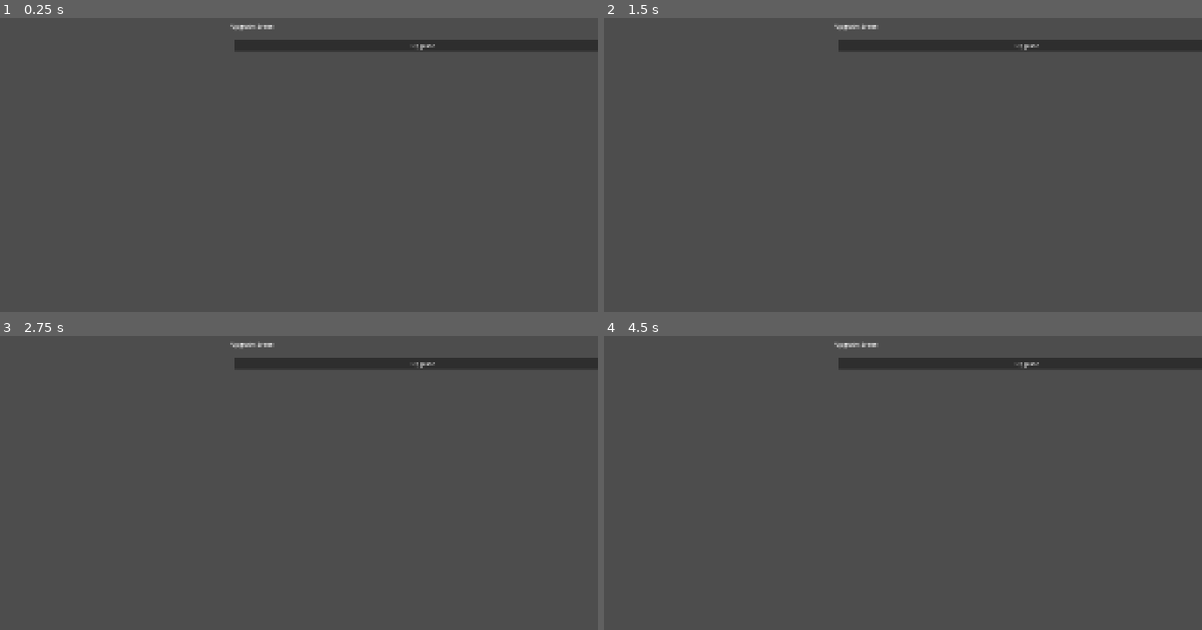
Above: before the commit, frames 1-4 (two rows, left to right).
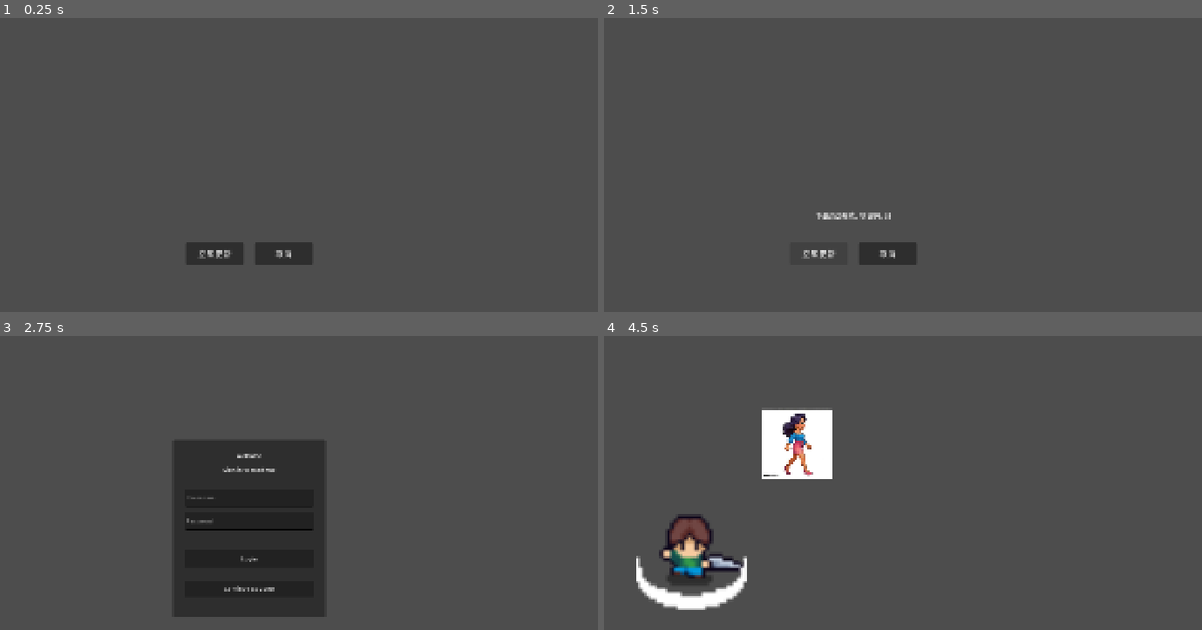
Above: after the commit, the same moments.

Repository: backtend/godothey
Game: Godot game, scene res://scenes/upgrade/upgrade.tscn
The game is run twice, just before and just after one commit, with the same random seed, the same clock (stepped at 60 frames per second) and the same inputs. This scene is started directly instead of the project's main scene. The engine's default icon, where the game draws it, is replaced by a stand-in: a white triangle on a blue panel in a dark square.
Inputs (mouse positions are in pixels of both pictures, inside the frame that each line leads up to):
- Up to frame 1 (0.25 s): no input
- Up to frame 2 (1.5 s): click (1028, 44) at 0.5 s, where only the run before the commit has a clickable "Upgrade"; click (819, 253) at 1.25 s, where only the run after the commit has a clickable "立即更新"
- Up to frame 3 (2.75 s): click (281, 571) at 2 s, where only the run after the commit has a clickable "取消"
- Up to frame 4 (4.5 s): click (855, 588) at 2.75 s, where only the run after the commit has a clickable "Continue as Guest"; hold D (right) 3.53-4.28 s; tap J (attack) at 3.6, 4.35 s; hold S (down) from 4.28 s (still down)

The runs differ from the first frame. In frame 1, 3.6% of the frame differs, in the area x 31-100%, y 2-84%; in frame 2, 3.3%; in frame 3, 17%, in the area x 29-100%, y 2-96%; in frame 4, 8.1%.

Commit message:
新增字体文件和相关导入配置；更新升级场景以支持强制升级模式和下载进度显示；重构主脚本以适配新项目标签和检查升级逻辑

Diff:
--- a/project.godot
+++ b/project.godot
@@ -25,6 +25,10 @@
 window/size/viewport_width=1920
 window/size/viewport_height=1080
 window/stretch/mode="canvas_items"
+
+[gui]
+
+theme/custom_font="uid://mqoxeqtaasf8"
 
 [input]
 
--- a/scenes/upgrade/upgrade.tscn
+++ b/scenes/upgrade/upgrade.tscn
@@ -1,29 +1,86 @@
-[gd_scene format=3 uid="uid://eeog83yhom2r"]
+[gd_scene load_steps=2 format=3 uid="uid://eeog83yhom2r"]
 
-[node name="Control" type="Control" unique_id=1635583156]
-layout_mode = 1
+[ext_resource type="Script" uid="uid://bcd7hssxg2xrx" path="res://scripts/upgrade/upgrade.gd" id="1_6bmsu"]
+
+[node name="Control" type="Control"]
+layout_mode = 3
 anchors_preset = 15
 anchor_right = 1.0
 anchor_bottom = 1.0
-offset_right = 0.0
-offset_bottom = 0.0
+grow_horizontal = 2
+grow_vertical = 2
+script = ExtResource("1_6bmsu")
 
-[node name="Label" type="Label" parent="." index="0"]
+[node name="MarginContainer" type="MarginContainer" parent="."]
 layout_mode = 1
-anchors_preset = 10
+anchors_preset = 8
 anchor_left = 0.5
-offset_left = -50.0
-offset_top = 20.0
-offset_right = 50.0
-offset_bottom = 50.0
-text = "Upgrade Scene"
+anchor_top = 0.5
+anchor_right = 0.5
+anchor_bottom = 0.5
+offset_left = -300.0
+offset_top = -200.0
+offset_right = 300.0
+offset_bottom = 200.0
+grow_horizontal = 2
+grow_vertical = 2
+theme_override_constants/margin_left = 40
+theme_override_constants/margin_top = 40
+theme_override_constants/margin_right = 40
+theme_override_constants/margin_bottom = 40
 
-[node name="Button" type="Button" parent="." index="1"]
-layout_mode = 1
-anchors_preset = 10
-anchor_left = 0.5
-offset_left = -40.0
-offset_top = 70.0
-offset_right = 40.0
-offset_bottom = 100.0
-text = "Upgrade"
+[node name="VBoxContainer" type="VBoxContainer" parent="MarginContainer"]
+layout_mode = 2
+theme_override_constants/separation = 20
+
+[node name="TitleLabel" type="Label" parent="MarginContainer/VBoxContainer"]
+unique_name_in_owner = true
+layout_mode = 2
+theme_override_font_sizes/font_size = 36
+text = "发现新版本"
+horizontal_alignment = 1
+
+[node name="IntroLabel" type="Label" parent="MarginContainer/VBoxContainer"]
+unique_name_in_owner = true
+layout_mode = 2
+theme_override_font_sizes/font_size = 20
+text = "更新说明..."
+autowrap_mode = 3
+
+[node name="Spacer1" type="Control" parent="MarginContainer/VBoxContainer"]
+custom_minimum_size = Vector2(0, 20)
+layout_mode = 2
+
+[node name="ProgressBar" type="ProgressBar" parent="MarginContainer/VBoxContainer"]
+unique_name_in_owner = true
+custom_minimum_size = Vector2(0, 24)
+layout_mode = 2
+
+[node name="StatusLabel" type="Label" parent="MarginContainer/VBoxContainer"]
+unique_name_in_owner = true
+layout_mode = 2
+theme_override_font_sizes/font_size = 18
+horizontal_alignment = 1
+
+[node name="Spacer2" type="Control" parent="MarginContainer/VBoxContainer"]
+custom_minimum_size = Vector2(0, 20)
+layout_mode = 2
+
+[node name="ButtonRow" type="HBoxContainer" parent="MarginContainer/VBoxContainer"]
+layout_mode = 2
+alignment = 1
+theme_override_constants/separation = 30
+
+[node name="ConfirmButton" type="Button" parent="MarginContainer/VBoxContainer/ButtonRow"]
+unique_name_in_owner = true
+custom_minimum_size = Vector2(160, 60)
+layout_mode = 2
+theme_override_font_sizes/font_size = 24
+text = "立即更新"
+
+[node name="CancelButton" type="Button" parent="MarginContainer/VBoxContainer/ButtonRow"]
+unique_name_in_owner = true
+custom_minimum_size = Vector2(160, 60)
+layout_mode = 2
+theme_override_font_sizes/font_size = 24
+text = "取消"
--- a/scripts/main/main.gd
+++ b/scripts/main/main.gd
@@ -1,6 +1,7 @@
 extends Node
 
-const CHECK_URL := "https://apix.yongit.com/programer/check?project_tag=yongitbox&device_type=android&version_name=6.719.2041&gray_target=aad55cca32a4b00d"
+# const CHECK_URL := "https://apix.yongit.com/programer/check?project_tag=yongitbox&device_type=android&version_name=6.719.2041&gray_target=aad55cca32a4b00d"
+const CHECK_URL := "https://apix.yongit.com/programer/check?project_tag=godothey&device_type=android&version_name=1.1.1&gray_target=testphone"
 
 func _ready() -> void:
     await get_tree().create_timer(2.0).timeout
@@ -48,15 +49,15 @@
     Updater.set_from_data(data)
 
 
-    # match Updater.upgrade_mode:
-    #     1, 3:
-    #         # 强制升级 / 提示升级 -> 进入升级场景
-    #         get_tree().call_deferred("change_scene_to_file", "res://scenes/upgrade/Upgrade.tscn")
-    #     _:
-    #         # 2（忽略）或其他未知值 -> 走正常登录流程
-    #         _after_upgrade_check()
+    match Updater.upgrade_mode:
+        1, 3:
+            # 强制升级 / 提示升级 -> 进入升级场景
+            get_tree().call_deferred("change_scene_to_file", "res://scenes/upgrade/Upgrade.tscn")
+        _:
+            # 2（忽略）或其他未知值 -> 走正常登录流程
+            _after_upgrade_check()
 
-    _after_upgrade_check()
+    # _after_upgrade_check()
 
 
 func _after_upgrade_check() -> void:
--- a/scripts/upgrade/upgrade.gd
+++ b/scripts/upgrade/upgrade.gd
@@ -14,13 +14,26 @@
 @onready var cancel_button: Button = %CancelButton
 
 func _ready() -> void:
-    title_label.text = Updater.title
-    intro_label.text = Updater.intro
+    # 检查 Updater 单例是否存在（防止因单例缺失直接卡死崩溃）
+    if not Engine.has_singleton("Updater") and not get_node_or_null("/root/Updater"):
+        push_error("未检测到 Updater 单例！请确保已在 项目设置 -> 自动加载(Autoload) 中注册了 Updater。")
+
+    # 设置界面初始化文本
+    if "title" in Updater:
+        title_label.text = Updater.title
+    if "intro" in Updater:
+        intro_label.text = Updater.intro
+
     progress_bar.visible = false
     status_label.text = ""
-    # 强制升级(1)不允许取消
-    cancel_button.disabled = false
-    cancel_button.visible = Updater.upgrade_mode != 1
+
+    # 强制升级模式判断 (1 为强制升级)
+    var upgrade_mode = Updater.upgrade_mode if "upgrade_mode" in Updater else 0
+    cancel_button.visible = (upgrade_mode != 1)
+
+    if upgrade_mode == 1:
+        get_tree().root.set_meta("_block_back", true)
+
     confirm_button.pressed.connect(_on_confirm_pressed)
     cancel_button.pressed.connect(_on_cancel_pressed)
 
@@ -31,6 +44,7 @@
     confirm_button.disabled = true
     cancel_button.disabled = true
     progress_bar.visible = true
+    progress_bar.value = 0
     status_label.text = "准备下载..."
     await _download_and_install()
 
@@ -42,6 +56,8 @@
     add_child(_http)
     _http.download_file = _zip_local_path
     _http.use_threads = true
+    _http.timeout = 0
+    _http.max_redirects = 8
 
     var progress_timer := Timer.new()
     progress_timer.wait_time = 0.15
@@ -65,7 +81,7 @@
     _http.queue_free()
 
     if http_result != HTTPRequest.RESULT_SUCCESS or response_code != 200:
-        _fail("下载失败，HTTP状态: %s" % response_code)
+        _fail("下载失败，HTTP状态: %s (result=%s)" % [response_code, http_result])
         return
 
     status_label.text = "校验文件完整性..."
@@ -134,7 +150,6 @@
     status_label.text = "正在唤起系统安装程序..."
     if OS.get_name() == "Android":
         if Engine.has_singleton("InstallApk"):
-            # 需要一个提供apk安装Intent的Android插件（见下方说明）
             Engine.get_singleton("InstallApk").install(apk_path)
         else:
             push_warning("未检测到InstallApk插件，尝试shell_open（Android 7.0+上通常无效）")
Binary file added: assets/fonts/puhuiti265.ttf
Not shown, added: assets/fonts/puhuiti265.ttf.import
Not shown, changed: .gitignore
Not shown, changed: bb_pack_and_push.py
Not shown, added: docs/signing/private_key.pem
Not shown, added: docs/signing/public_key.pem
